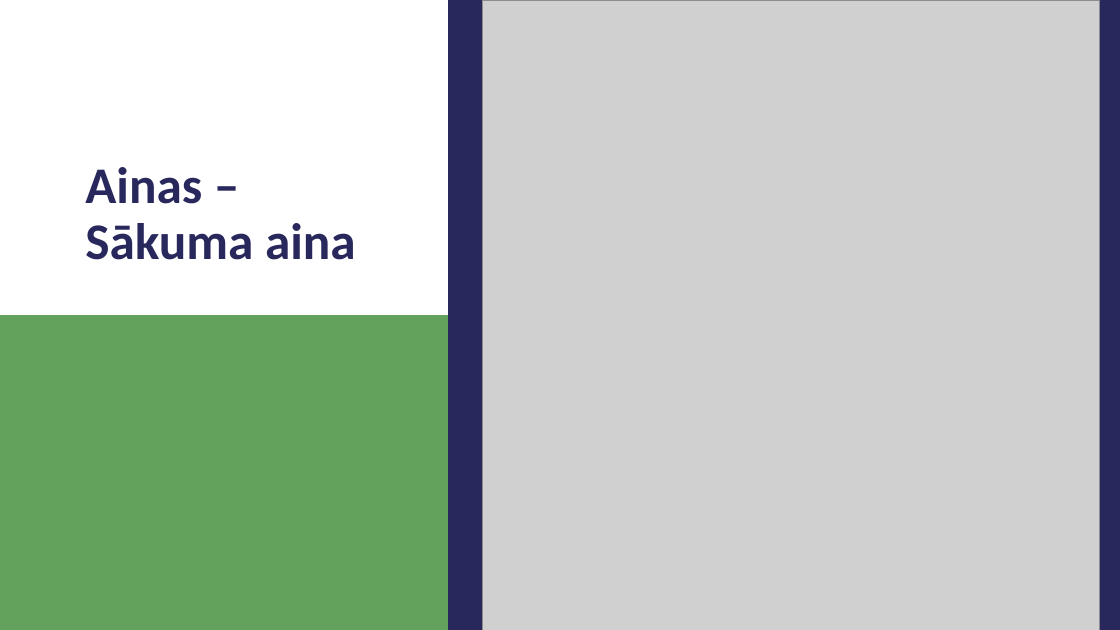
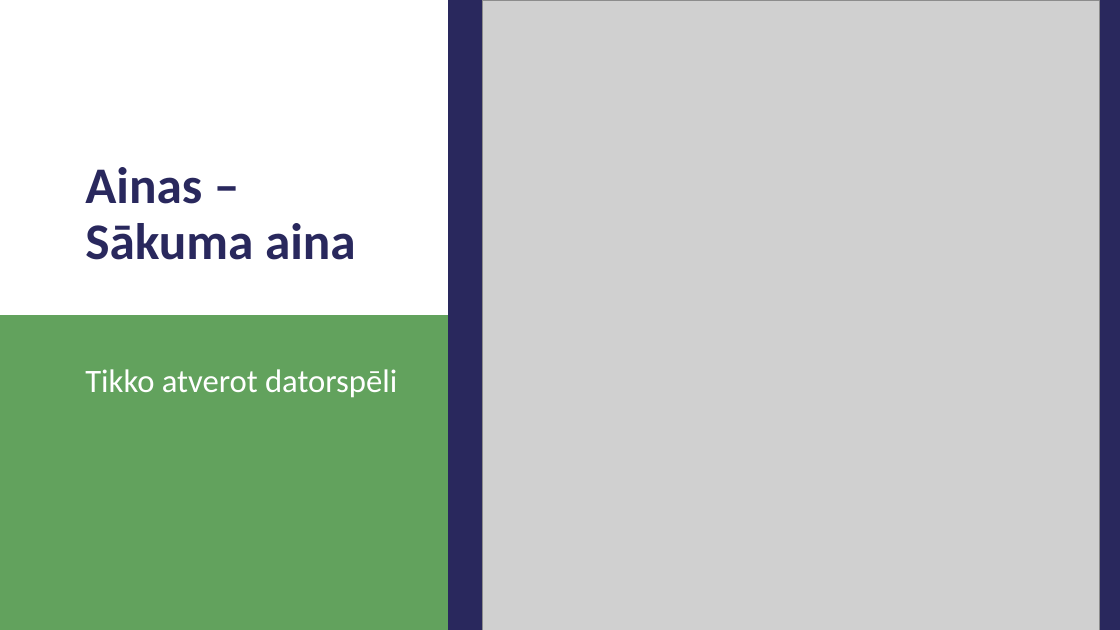
Before and after one commit to 1ivyatan/drumstalotajs, a slide deck: slide 5 of Documentation/Prezentācija.pptx (slide 8 before the commit). Drawn at 1120x630 pixels with LibreOffice and Linux fonts; fonts in the diff are those of the drawing; grey boxes stand for pictures. Boxes give left, top, right and bottom in pixels: in the first picture for what was removed or moved away, otherwise in the second. Text is boxed around its words. In the diff, an @@ line names an element or a change of style, - is before the commit and + after.

```diff
--- a/Documentation/Prezentācija.pptx
+++ b/Documentation/Prezentācija.pptx
@@ text added at (85,369,397,398), 28 pt, text #FFFFFF @@
+Tikko atverot datorspēli
```
Also in this commit, not shown: 6 other slides changed, 21 slides added.
